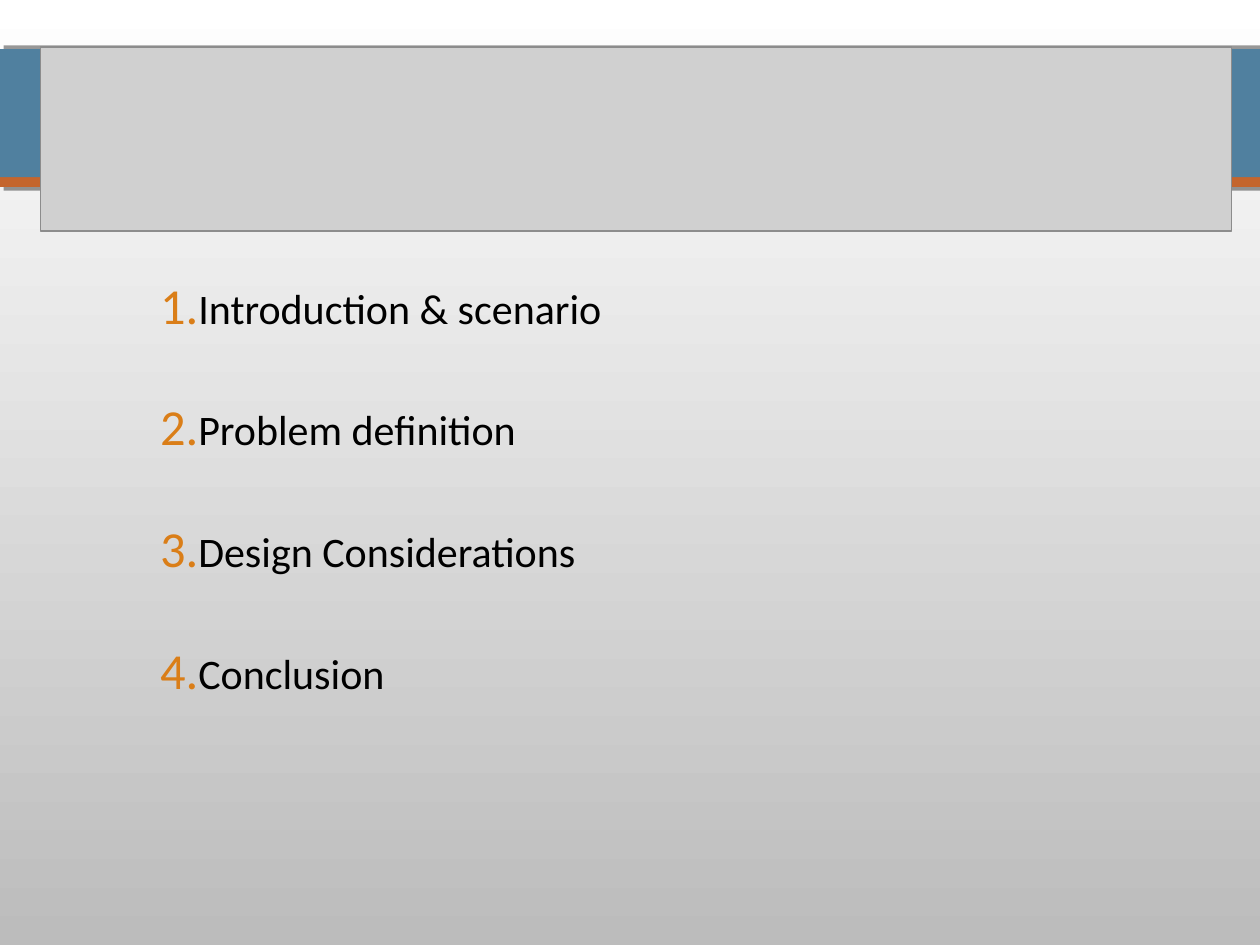
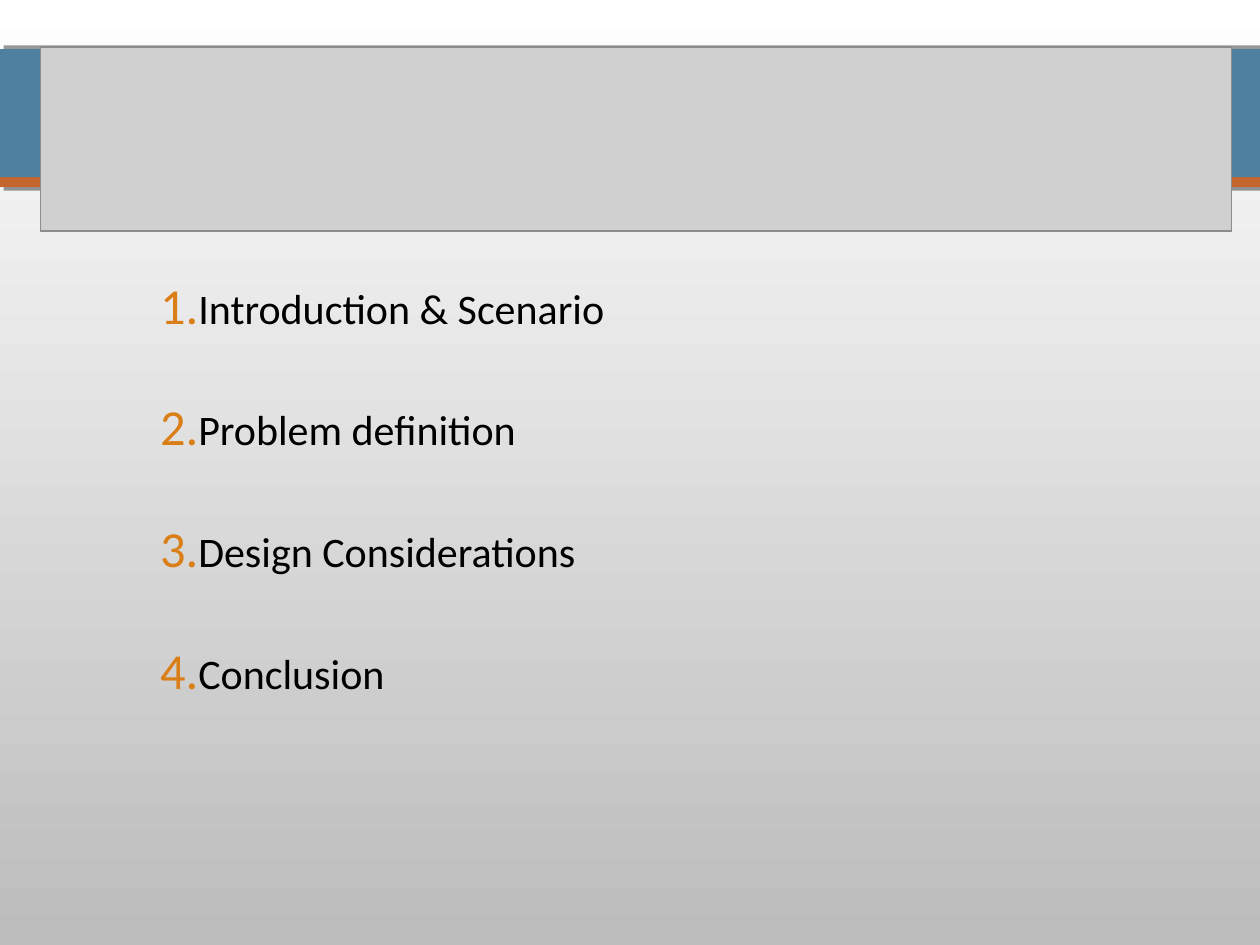
Before and after one commit to pierrealauzet/skemasnet, a slide deck: slide 2 of CS642_HGP_Proposal.ppt. Drawn at 1260x945 pixels with LibreOffice and Linux fonts; fonts in the diff are those of the drawing; grey boxes stand for pictures. Boxes give left, top, right and bottom in pixels: in the first picture for what was removed or moved away, otherwise in the second. Text is boxed around its words. In the diff, an @@ line names an element or a change of style, - is before the commit and + after.

```diff
--- a/CS642_HGP_Proposal.ppt
+++ b/CS642_HGP_Proposal.ppt
@@ text at [198,295,604,325]: text changed @@
-1. Introduction & scenario
+1. Introduction & Scenario
```
Also in this commit, not shown: 2 other slides changed, 1 slide added, 4 other files.
